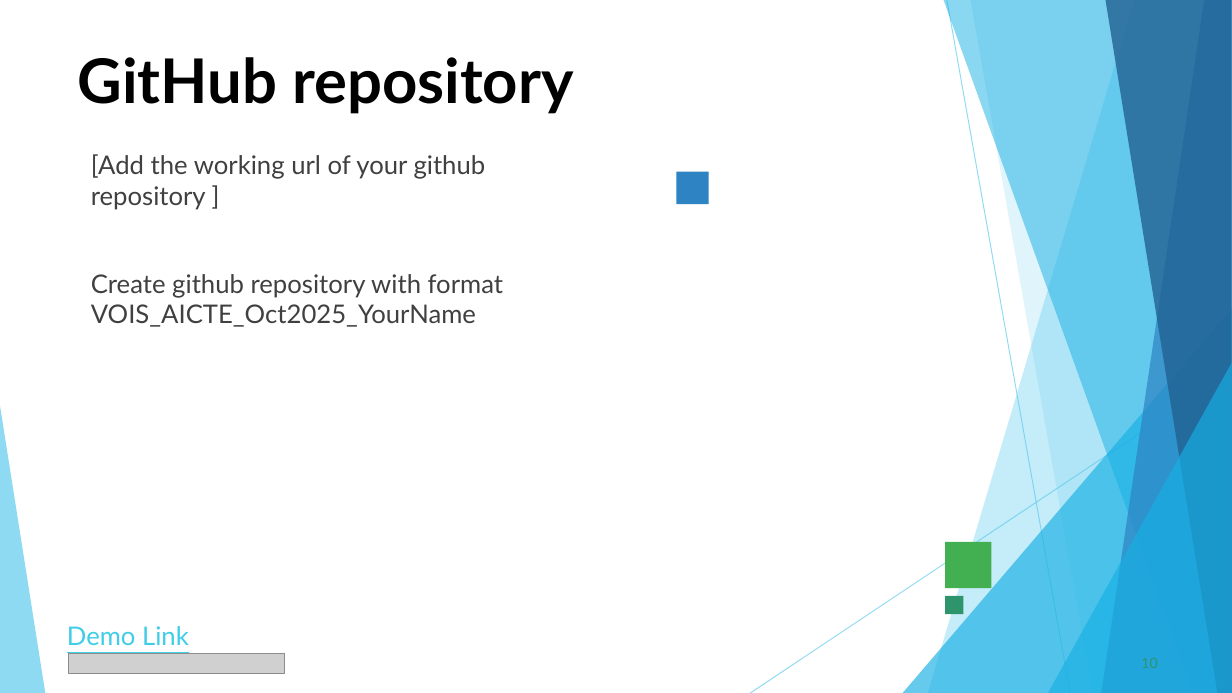
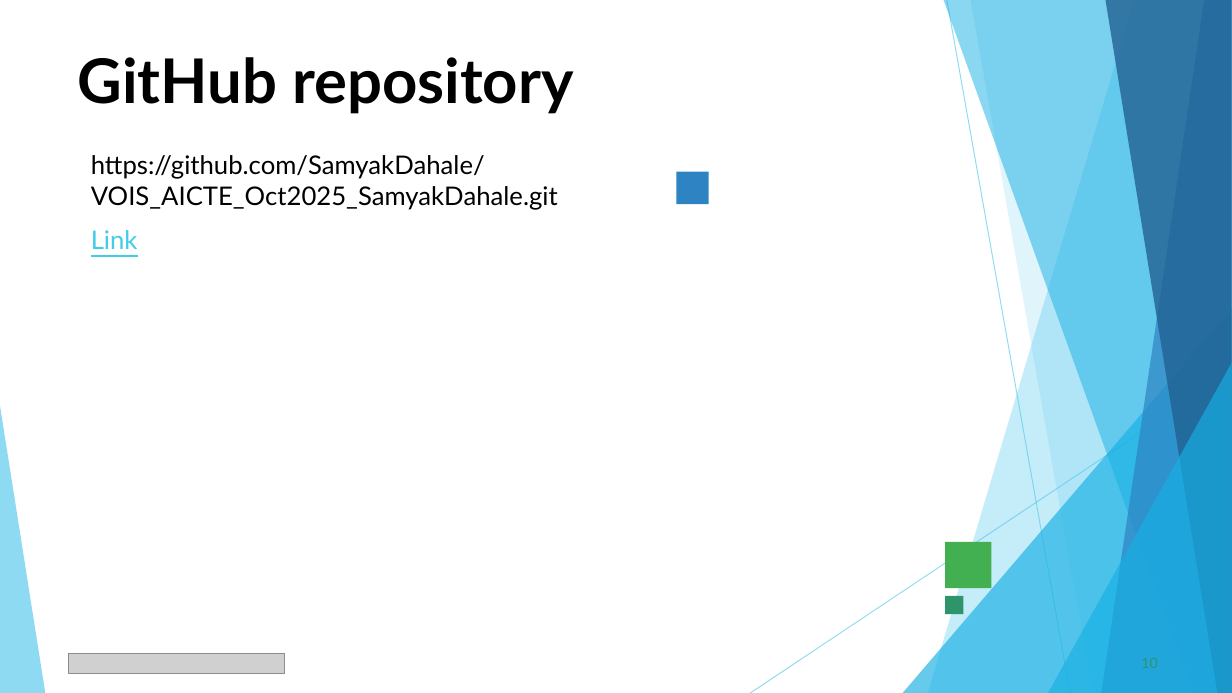
Before and after one commit to SamyakDahale/VOIS_AICTE_Oct2025_SamyakDahale, a slide deck: slide 10 of Samyak_Dahale_Air BNB Hotel Booking Analysis Project PPT.pptx. Drawn at 1232x693 pixels with LibreOffice and Linux fonts; fonts in the diff are those of the drawing; grey boxes stand for pictures. Boxes give left, top, right and bottom in pixels: in the first picture for what was removed or moved away, otherwise in the second. Text is boxed around its words. In the diff, an @@ line names an element or a change of style, - is before the commit and + after.

```diff
--- a/Samyak_Dahale_Air BNB Hotel Booking Analysis Project PPT.pptx
+++ b/Samyak_Dahale_Air BNB Hotel Booking Analysis Project PPT.pptx
@@ text at [91, 155, 558, 249]: text changed; text colour #404040 to #000000 @@
-[Add the working url of your github repository ]
-Create github repository with format VOIS_AICTE_Oct2025_YourName
+https://github.com/SamyakDahale/VOIS_AICTE_Oct2025_SamyakDahale.git
+Link
@@ text removed at [67, 626, 189, 645] @@
-Demo Link
```
Also in this commit, not shown: 1 other slide changed, 1 slide added, 1 slide removed, 1 other file.
